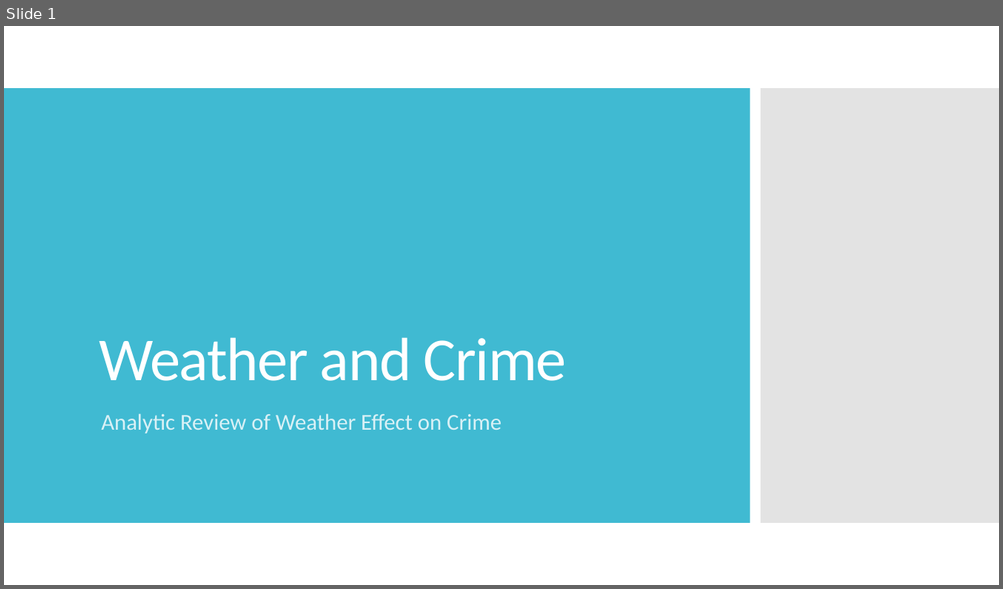
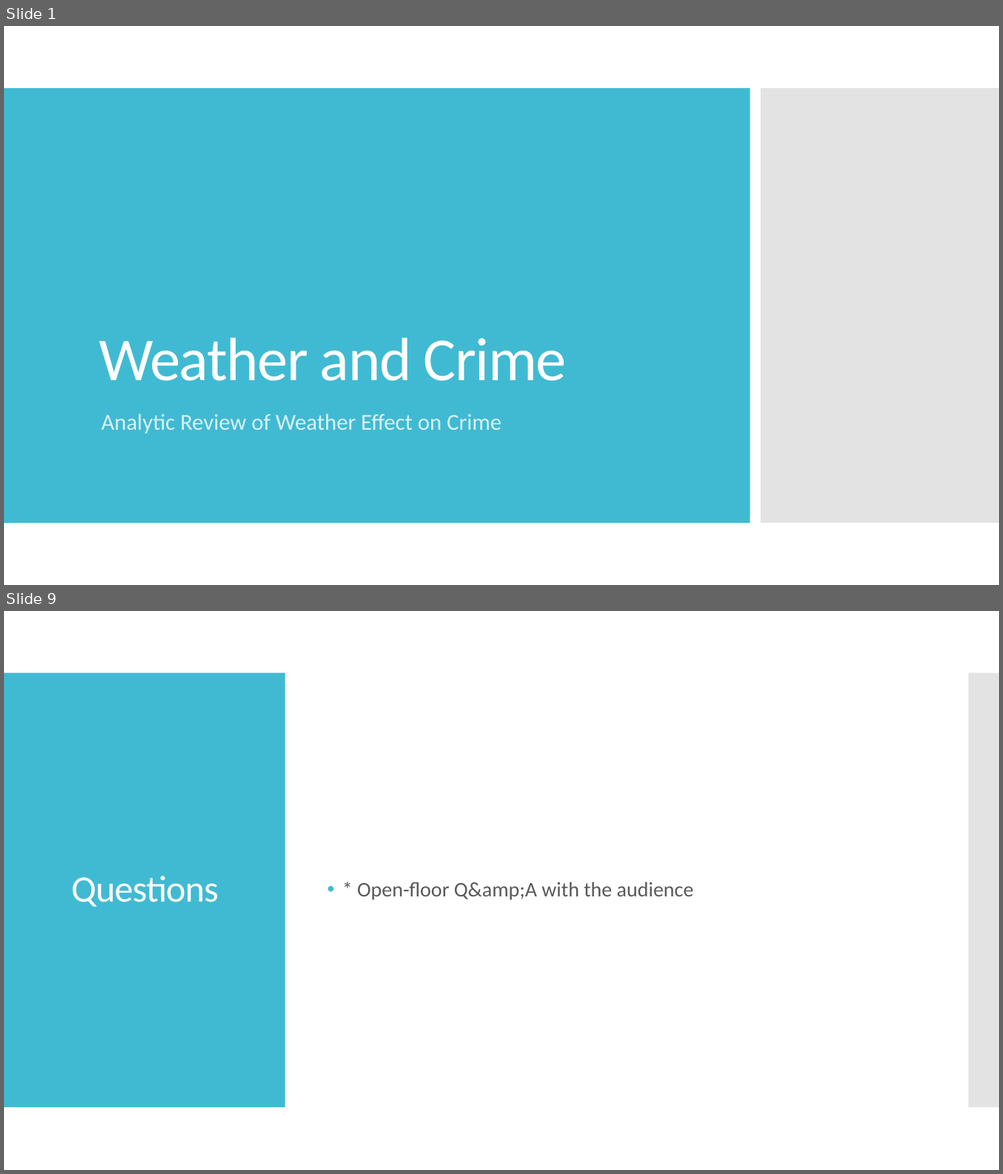
Before and after one commit to minxstm/Bootcamp_Project_1, a slide deck: Weather and Crime Data Analysis Presentation.pptx. Shown one above the other, each under a label of ours: slide 1 before the commit, slides 1 and 9 after it; the slides between them are not shown. The pictures are 1003x589 and 1003x1174 pixels, drawn with LibreOffice and Linux fonts; fonts in the diff are those of the drawing. Boxes give left, top, right and bottom in pixels: in the first picture for what was removed or moved away, otherwise in the second. Text is boxed around its words. In the diff, an @@ line names an element or a change of style, - is before the commit and + after.

```diff
--- a/Weather and Crime Data Analysis Presentation.pptx
+++ b/Weather and Crime Data Analysis Presentation.pptx
@@ slide 9 added at bbox=[4, 611, 999, 1170], background #FFFFFF @@
@@ rectangle added at bbox=[4, 673, 285, 1108], fill #40BAD2 @@
@@ rectangle added at bbox=[968, 673, 999, 1108], fill #C8C8C8 at 50% opacity @@
@@ title added at bbox=[71, 876, 219, 907], 36 pt, text #FFFFFF @@
+Questions
@@ text added at bbox=[357, 882, 694, 900], 20 pt, text #595959 @@
+• * Open-floor Q&amp;A with the audience
```
Also in this commit, not shown: 1 slide changed, 7 other slides added, 6 slides removed.
